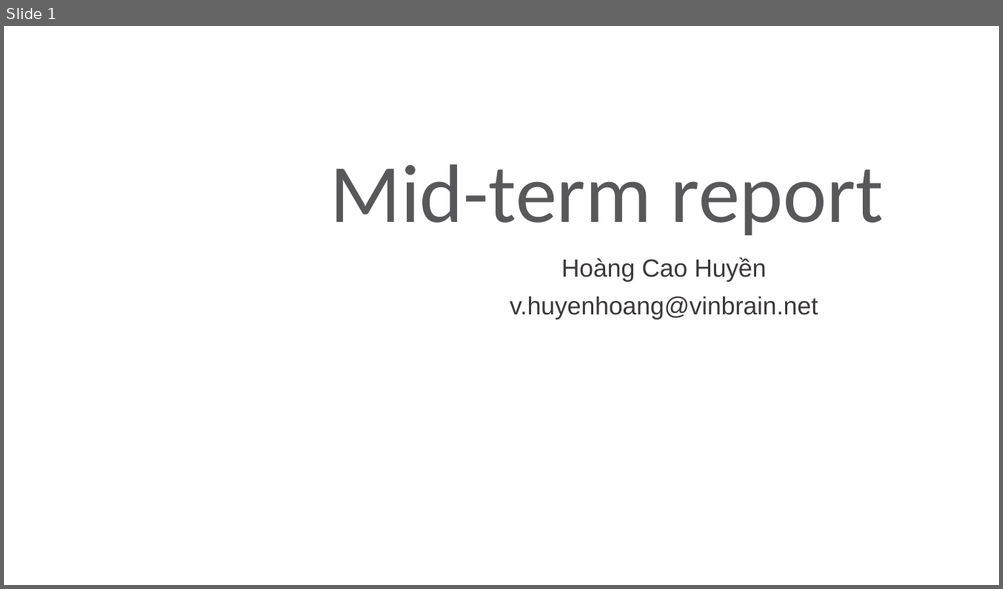
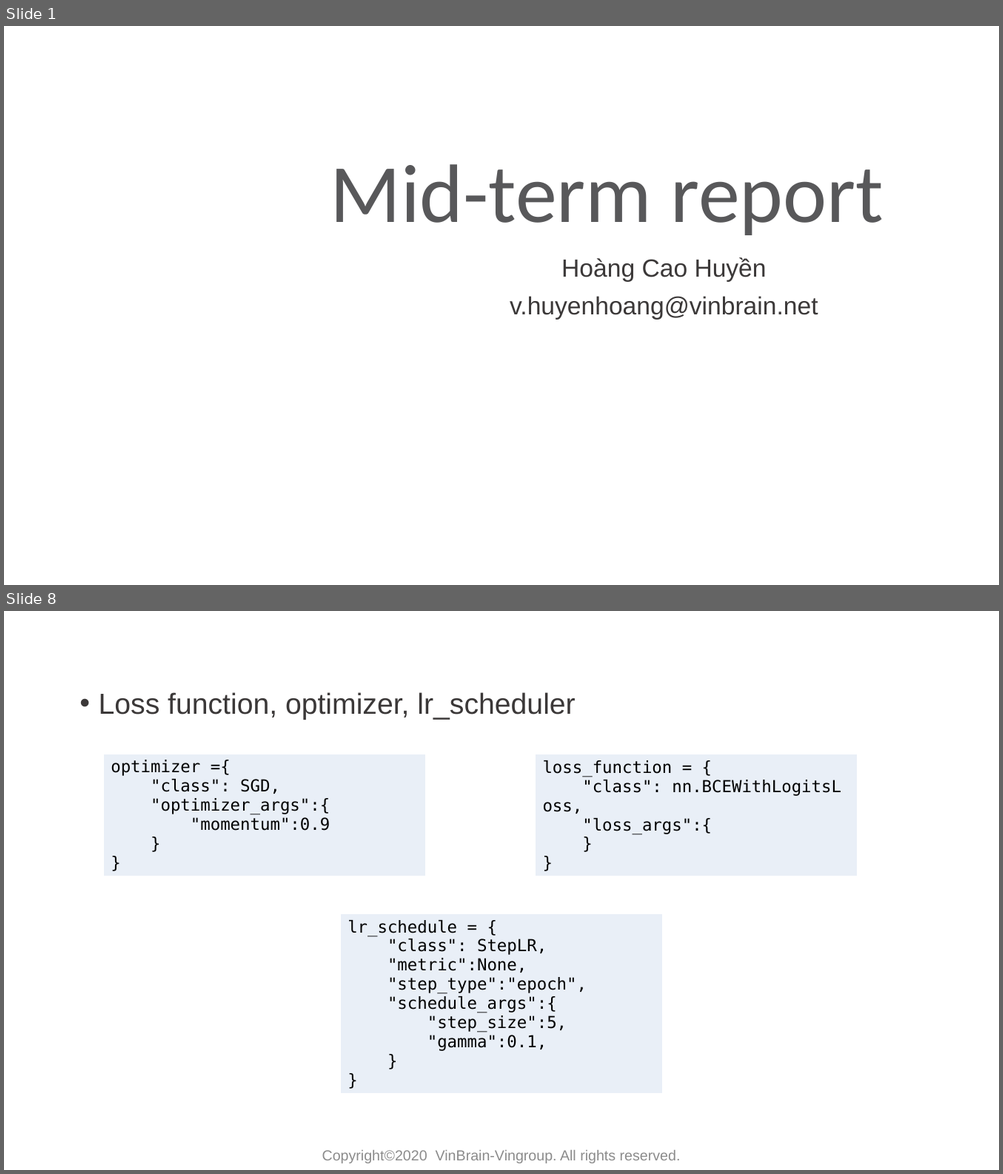
Before and after one commit to huyentls1114/vinbrain-internship, a slide deck: mid_term/mid_term.pptx. Shown one above the other, each under a label of ours: slide 1 before the commit, slides 1 and 8 after it; the slides between them are not shown. The pictures are 1003x589 and 1003x1174 pixels, drawn with LibreOffice and Linux fonts; fonts in the diff are those of the drawing; background and template pictures are left out. Boxes give left, top, right and bottom in pixels: in the first picture for what was removed or moved away, otherwise in the second. Text is boxed around its words. In the diff, an @@ line names an element or a change of style, - is before the commit and + after.

Commit message:
classify

```diff
--- a/mid_term/mid_term.pptx
+++ b/mid_term/mid_term.pptx
@@ slide 8 added at [4, 611, 999, 1170], background #FFFFFF @@
@@ title added at [73, 612, 930, 679], 40 pt, text #FFFFFF @@
+Classification problem
@@ text added at [99, 692, 575, 720], 28 pt, text #3B3838 @@
+• Loss function, optimizer, lr_scheduler
@@ table added at [103, 755, 426, 881], 1 rows, 1 columns @@
+optimizer ={ / "class": SGD, / "optimizer_args":{ / "momentum":0.9 / } / }
@@ table added at [535, 755, 857, 881], 1 rows, 1 columns @@
+loss_function = { / "class": nn.BCEWithLogitsLoss, / "loss_args":{ / } / }
@@ table added at [341, 914, 663, 1100], 1 rows, 1 columns @@
+lr_schedule = { / "class": StepLR, / "metric":None, / "step_type":"epoch", / "schedule_args":{ / "step_size":5, / "gamma":0.1, / } / }
@@ text added at [322, 1150, 680, 1164], 14 pt, text #8C8C8C @@
+Copyright©2020 VinBrain-Vingroup. All rights reserved.
```
Also in this commit, not shown: 8 slides changed, 4 other slides added, 6 slides removed, 5 other files.
